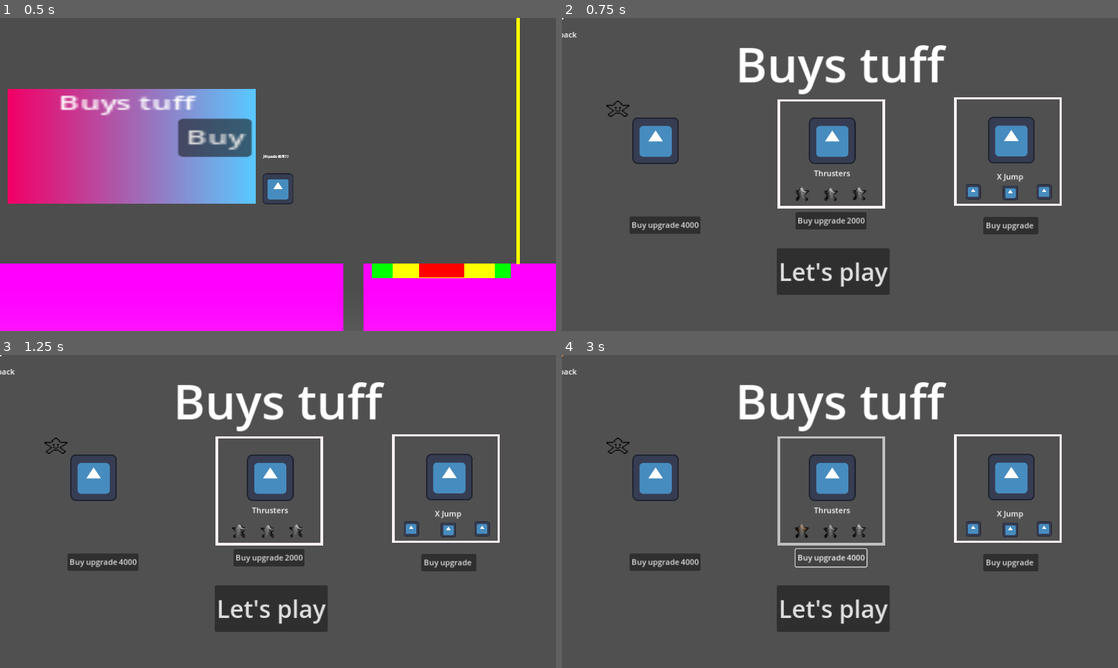
Above: before the commit, frames 1-4 (two rows, left to right).
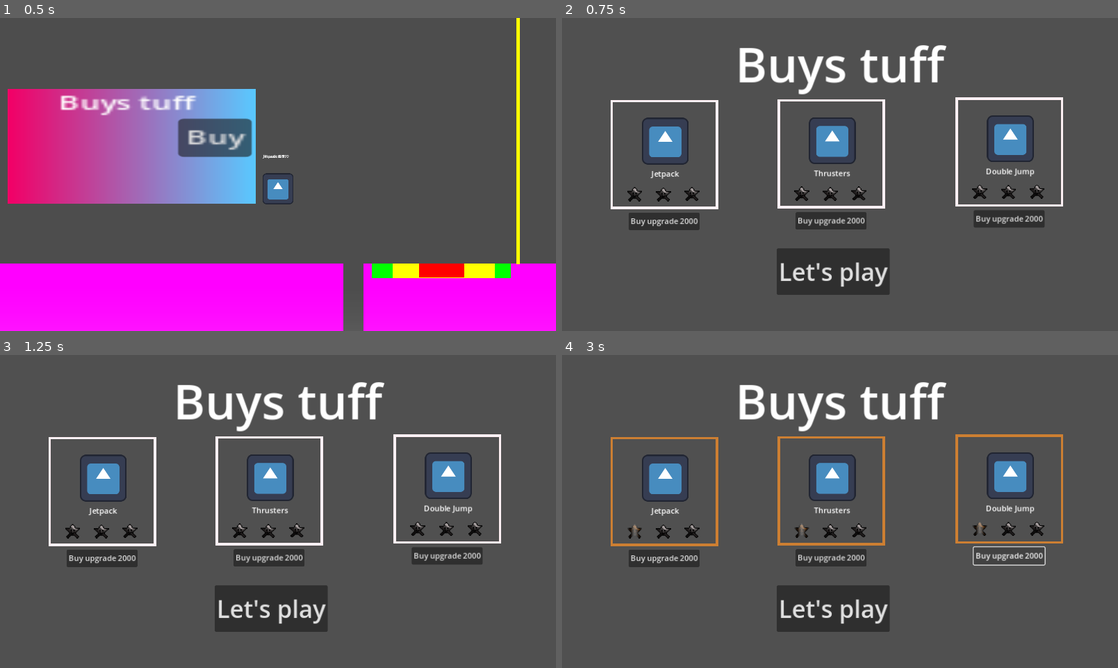
Above: after the commit, the same moments.

Repository: ARLJohnston/DSGJam2025
Game: Godot game, scene res://Main.tscn
The game is run twice, just before and just after one commit, with the same random seed, the same clock (stepped at 60 frames per second) and the same inputs. The engine's default icon, where the game draws it, is replaced by a stand-in: a white triangle on a blue panel in a dark square.
Inputs:
- Up to frame 1 (0.5 s): no input
- Up to frame 2 (0.75 s): click "Buy" at 0.5 s
- Up to frame 3 (1.25 s): no input
- Up to frame 4 (3 s): click "Buy upgrade 4000" (after the commit: "Buy upgrade 2000") at 1.25 s; click "Buy upgrade 2000" at 2 s; click "Buy upgrade 2000" at 2.75 s

Frame 1 is identical in both runs. In frame 2, 4.6% of the frame differs, in the area x 0-91%, y 0-70%; in frame 3, 4.6%; in frame 4, 5.5%.

Commit message:
add star glistening and add jetpack + x jump menu options

Diff:
--- a/Main.tscn
+++ b/Main.tscn
@@ -7,12 +7,12 @@
 [ext_resource type="Script" path="res://landing_zone.gd" id="5_gt764"]
 [ext_resource type="Script" path="res://shop.gd" id="6_6wxs6"]
 [ext_resource type="Script" path="res://shop_ui.gd" id="7_0w4do"]
-[ext_resource type="Script" path="res://item.gd" id="8_ha1y3"]
 [ext_resource type="Texture2D" uid="uid://bl755cmogpf3b" path="res://icon.svg" id="9_vv2q7"]
-[ext_resource type="Texture2D" uid="uid://31y471ietg81" path="res://assets/star.png" id="10_iinf3"]
 [ext_resource type="Script" path="res://thruster.gd" id="11_n385k"]
+[ext_resource type="Script" path="res://jetpack.gd" id="12_8nhr2"]
 [ext_resource type="Texture2D" uid="uid://lmgxg64jw66l" path="res://assets/star_gradient.png" id="12_dqjo1"]
 [ext_resource type="Shader" path="res://glistening.gdshader" id="12_kuat7"]
+[ext_resource type="Script" path="res://x_jump.gd" id="12_m18w5"]
 
 [sub_resource type="WorldBoundaryShape2D" id="WorldBoundaryShape2D_1te06"]
 
@@ -65,14 +65,17 @@
 
 [sub_resource type="ShaderMaterial" id="ShaderMaterial_jc6g7"]
 shader = ExtResource("12_kuat7")
+shader_parameter/shine_enabled = false
 
 [sub_resource type="GDScript" id="GDScript_3i8dr"]
 
 [sub_resource type="ShaderMaterial" id="ShaderMaterial_56qdg"]
 shader = ExtResource("12_kuat7")
+shader_parameter/shine_enabled = false
 
 [sub_resource type="ShaderMaterial" id="ShaderMaterial_lrk3d"]
 shader = ExtResource("12_kuat7")
+shader_parameter/shine_enabled = false
 
 [node name="Main" type="Node2D"]
 script = ExtResource("1_fcgpp")
@@ -223,70 +226,6 @@
 grow_horizontal = 2
 grow_vertical = 2
 color = Color(0.313726, 0.313726, 0.313726, 1)
-
-[node name="JetpackBorder" type="ReferenceRect" parent="ShopUI/ColorRect"]
-layout_mode = 0
-border_color = Color(1, 0.941298, 0.955037, 1)
-border_width = 5.0
-editor_only = false
-script = ExtResource("8_ha1y3")
-
-[node name="BuyJetpackUpgrade" type="Button" parent="ShopUI/ColorRect/JetpackBorder"]
-layout_mode = 0
-offset_left = 140.0
-offset_top = 411.0
-offset_right = 254.0
-offset_bottom = 447.0
-text = "Buy upgrade "
-icon_alignment = 1
-
-[node name="Label" type="Label" parent="ShopUI/ColorRect/JetpackBorder"]
-layout_mode = 1
-anchors_preset = 14
-anchor_top = 0.5
-anchor_right = 1.0
-anchor_bottom = 0.5
-offset_left = 1.0
-offset_top = 23.5
-offset_right = 1.0
-offset_bottom = 46.5
-grow_horizontal = 2
-grow_vertical = 2
-text = "Jetpack"
-horizontal_alignment = 1
-vertical_alignment = 1
-
-[node name="Icon" type="Sprite2D" parent="ShopUI/ColorRect/JetpackBorder"]
-position = Vector2(194, 254)
-scale = Vector2(0.757812, 0.757812)
-texture = ExtResource("9_vv2q7")
-
-[node name="UpgradeLevelStar1" type="Sprite2D" parent="ShopUI/ColorRect/JetpackBorder"]
-visible = false
-z_index = 10
-position = Vector2(59, 187)
-scale = Vector2(2.125, 1.875)
-texture = ExtResource("10_iinf3")
-
-[node name="UpgradeLevelStar2" type="Sprite2D" parent="ShopUI/ColorRect/JetpackBorder"]
-visible = false
-z_index = 10
-position = Vector2(102.924, 261.723)
-scale = Vector2(2.125, 1.875)
-texture = ExtResource("10_iinf3")
-
-[node name="UpgradeLevelStar3" type="Sprite2D" parent="ShopUI/ColorRect/JetpackBorder"]
-visible = false
-z_index = 10
-position = Vector2(111, 187)
-scale = Vector2(2.3125, 1.875)
-texture = ExtResource("10_iinf3")
-
-[node name="UpgradeLevelStar4" type="Sprite2D" parent="ShopUI/ColorRect/JetpackBorder"]
-z_index = 10
-position = Vector2(115.75, 188)
-scale = Vector2(2.90625, 2)
-texture = ExtResource("10_iinf3")
 
 [node name="ThrusterBorder" type="ReferenceRect" parent="ShopUI/ColorRect"]
 layout_mode = 0
@@ -341,35 +280,112 @@
 offset_bottom = 267.0
 text = "Buy upgrade "
 
-[node name="Label2" type="Label" parent="ShopUI/ColorRect"]
-layout_mode = 0
-offset_left = 874.0
-offset_top = 317.0
-offset_right = 983.0
-offset_bottom = 340.0
-text = "X Jump"
+[node name="XJump" type="ReferenceRect" parent="ShopUI/ColorRect"]
+layout_mode = 0
+offset_left = 818.0
+offset_top = 167.0
+offset_right = 1036.0
+offset_bottom = 388.0
+border_color = Color(1, 0.941298, 0.955037, 1)
+border_width = 5.0
+editor_only = false
+script = ExtResource("12_m18w5")
+
+[node name="Icon2" type="Sprite2D" parent="ShopUI/ColorRect/XJump"]
+position = Vector2(111, 83)
+scale = Vector2(0.757812, 0.757812)
+texture = ExtResource("9_vv2q7")
+
+[node name="XJumpLabel" type="Label" parent="ShopUI/ColorRect/XJump"]
+layout_mode = 0
+offset_left = 56.0
+offset_top = 139.0
+offset_right = 165.0
+offset_bottom = 162.0
+text = "Double Jump
+"
 horizontal_alignment = 1
 vertical_alignment = 1
 
-[node name="Icon10" type="Sprite2D" parent="ShopUI/ColorRect"]
-position = Vector2(852, 360)
-scale = Vector2(0.246094, 0.238281)
+[node name="XJumpUpgradeLevelStar1" type="Sprite2D" parent="ShopUI/ColorRect/XJump"]
+material = SubResource("ShaderMaterial_jc6g7")
+position = Vector2(47.5, 193)
+scale = Vector2(1.9375, 1.875)
+texture = ExtResource("12_dqjo1")
+script = SubResource("GDScript_3i8dr")
+
+[node name="XJumpUpgradeLevelStar2" type="Sprite2D" parent="ShopUI/ColorRect/XJump"]
+material = SubResource("ShaderMaterial_56qdg")
+position = Vector2(107, 193.5)
+scale = Vector2(1.938, 1.776)
+texture = ExtResource("12_dqjo1")
+
+[node name="XJumpUpgradeLevelStar3" type="Sprite2D" parent="ShopUI/ColorRect/XJump"]
+material = SubResource("ShaderMaterial_lrk3d")
+position = Vector2(166, 192.5)
+scale = Vector2(1.938, 1.8125)
+texture = ExtResource("12_dqjo1")
+
+[node name="BuyXJumpUpgrade" type="Button" parent="ShopUI/ColorRect/XJump"]
+layout_mode = 0
+offset_left = 35.0
+offset_top = 231.0
+offset_right = 149.0
+offset_bottom = 267.0
+text = "Buy upgrade "
+
+[node name="JetpackBorder" type="ReferenceRect" parent="ShopUI/ColorRect"]
+layout_mode = 0
+offset_left = 103.0
+offset_top = 172.0
+offset_right = 321.0
+offset_bottom = 393.0
+border_color = Color(1, 0.941298, 0.955037, 1)
+border_width = 5.0
+editor_only = false
+script = ExtResource("12_8nhr2")
+
+[node name="Icon2" type="Sprite2D" parent="ShopUI/ColorRect/JetpackBorder"]
+position = Vector2(111, 83)
+scale = Vector2(0.757812, 0.757812)
 texture = ExtResource("9_vv2q7")
 
-[node name="Icon11" type="Sprite2D" parent="ShopUI/ColorRect"]
-position = Vector2(852, 360)
-scale = Vector2(0.246094, 0.238281)
-texture = ExtResource("9_vv2q7")
-
-[node name="Icon12" type="Sprite2D" parent="ShopUI/ColorRect"]
-position = Vector2(929, 362)
-scale = Vector2(0.246094, 0.238281)
-texture = ExtResource("9_vv2q7")
-
-[node name="Icon13" type="Sprite2D" parent="ShopUI/ColorRect"]
-position = Vector2(999, 360)
-scale = Vector2(0.246094, 0.238281)
-texture = ExtResource("9_vv2q7")
+[node name="ThrustersLabel" type="Label" parent="ShopUI/ColorRect/JetpackBorder"]
+layout_mode = 0
+offset_left = 56.0
+offset_top = 139.0
+offset_right = 165.0
+offset_bottom = 162.0
+text = "Jetpack"
+horizontal_alignment = 1
+vertical_alignment = 1
+
+[node name="JetpackUpgradeLevelStar1" type="Sprite2D" parent="ShopUI/ColorRect/JetpackBorder"]
+material = SubResource("ShaderMaterial_jc6g7")
+position = Vector2(47.5, 193)
+scale = Vector2(1.9375, 1.875)
+texture = ExtResource("12_dqjo1")
+script = SubResource("GDScript_3i8dr")
+
+[node name="JetpackUpgradeLevelStar2" type="Sprite2D" parent="ShopUI/ColorRect/JetpackBorder"]
+material = SubResource("ShaderMaterial_56qdg")
+position = Vector2(107, 193.5)
+scale = Vector2(1.938, 1.776)
+texture = ExtResource("12_dqjo1")
+
+[node name="JetpackUpgradeLevelStar3" type="Sprite2D" parent="ShopUI/ColorRect/JetpackBorder"]
+material = SubResource("ShaderMaterial_lrk3d")
+position = Vector2(166, 192.5)
+scale = Vector2(1.938, 1.8125)
+texture = ExtResource("12_dqjo1")
+
+[node name="BuyJetpackUpgrade" type="Button" parent="ShopUI/ColorRect/JetpackBorder"]
+layout_mode = 0
+offset_left = 35.0
+offset_top = 231.0
+offset_right = 149.0
+offset_bottom = 267.0
+text = "Buy upgrade "
 
 [node name="Label" type="Label" parent="ShopUI"]
 offset_left = 359.0
@@ -382,6 +398,7 @@
 vertical_alignment = 1
 
 [node name="ReferenceRect" type="ReferenceRect" parent="ShopUI"]
+visible = false
 offset_left = 815.0
 offset_top = 166.0
 offset_right = 1033.0
@@ -398,25 +415,13 @@
 theme_override_font_sizes/font_size = 50
 text = "Let's play"
 
-[node name="Icon" type="Sprite2D" parent="ShopUI"]
-position = Vector2(931, 253)
-scale = Vector2(0.757812, 0.757812)
-texture = ExtResource("9_vv2q7")
-
-[node name="BuyJetpackUpgrade" type="Button" parent="ShopUI"]
-offset_left = 873.0
-offset_top = 412.0
-offset_right = 987.0
-offset_bottom = 448.0
-text = "Buy upgrade "
-
 [connection signal="body_entered" from="UDeadMate/Area2D" to="UDeadMate" method="_on_area_2d_body_entered"]
 [connection signal="body_entered" from="GapGround/FinishLine/Area2D" to="GapGround/FinishLine" method="_on_area_2d_body_entered"]
 [connection signal="body_entered" from="LandingZone/Bullseye" to="LandingZone" method="_on_area_2d_body_entered"]
 [connection signal="body_entered" from="LandingZone/Double" to="LandingZone" method="_on_double_body_entered"]
 [connection signal="body_entered" from="LandingZone/Single" to="LandingZone" method="_on_single_body_entered"]
 [connection signal="pressed" from="Shop/Background/Button" to="ShopUI" method="_on_button_pressed"]
-[connection signal="pressed" from="ShopUI/ColorRect/JetpackBorder/BuyJetpackUpgrade" to="ShopUI/ColorRect/JetpackBorder" method="_on_buy_jetpack_upgrade_pressed"]
 [connection signal="pressed" from="ShopUI/ColorRect/ThrusterBorder/BuyThrustUpgrade" to="ShopUI/ColorRect/ThrusterBorder" method="_on_buy_thrust_upgrade_pressed"]
+[connection signal="pressed" from="ShopUI/ColorRect/XJump/BuyXJumpUpgrade" to="ShopUI/ColorRect/XJump" method="_on_buy_thrust_upgrade_pressed"]
+[connection signal="pressed" from="ShopUI/ColorRect/JetpackBorder/BuyJetpackUpgrade" to="ShopUI/ColorRect/JetpackBorder" method="_on_buy_thrust_upgrade_pressed"]
 [connection signal="pressed" from="ShopUI/Button" to="ShopUI" method="_on_button_pressed"]
-[connection signal="pressed" from="ShopUI/BuyJetpackUpgrade" to="ShopUI/ColorRect/JetpackBorder" method="_on_buy_jetpack_upgrade_pressed"]
--- a/glistening.gdshader
+++ b/glistening.gdshader
@@ -1,17 +1,23 @@
 shader_type canvas_item;
+
+uniform bool shine_enabled = false; // Control shine from GDScript
 
 void fragment() {
     vec2 uv = UV;
 
-    // Create a shimmer effect that moves over time
-    float shine = sin(TIME * 3.0 + uv.x * 10.0) * 0.5 + 0.5;
+    // Get the sprite's original color (including transparency)
+    vec4 tex_color = texture(TEXTURE, uv) * COLOR; // Uses sprite's modulated color
 
-    // Get the sprite's current modulated color
-    vec4 tex_color = texture(TEXTURE, uv) * COLOR; // Applies modulate color
+    // Only apply the shine effect if the pixel is not fully transparent
+    if (shine_enabled && tex_color.a > 0.1) { // Avoid affecting transparent areas
+        float shine = sin(TIME * 3.0 + uv.x * 10.0) * 0.5 + 0.5;
 
-    // Create a white shine overlay
-    vec4 shine_color = vec4(1.0, 1.0, 1.0, shine * 0.5);
+        // Create a white shine overlay
+        vec4 shine_color = vec4(1.0, 1.0, 1.0, shine * 0.5);
 
-    // Blend the shine with the sprite’s modulated color
-    COLOR = mix(tex_color, shine_color, shine * 0.4);
+        // Blend the shine with the sprite’s existing color
+        tex_color = mix(tex_color, shine_color, shine * 0.4);
+    }
+
+    COLOR = tex_color; // Output final color
 }
--- /dev/null
+++ b/jetpack.gd
@@ -0,0 +1,44 @@
+extends ReferenceRect
+
+
+var upgrade_level : int
+const MAX_LEVEL = 3
+var cost = [2000,4000,6000]
+
+enum MetalColor { BRONZE = 1, SILVER = 2, GOLD = 3 }
+
+# Dictionary to store corresponding colors
+var metal_colors = {
+	MetalColor.BRONZE: Color("#CD7F32"),  # Bronze
+	MetalColor.SILVER: Color("#C0C0C0"),  # Silver
+	MetalColor.GOLD: Color("#FFD700")     # Gold
+}
+
+func _ready() -> void:
+	$BuyJetpackUpgrade.text = "Buy upgrade " + str(cost[upgrade_level])
+	$JetpackUpgradeLevelStar1.material.set_shader_parameter("shine_enabled", false)
+	$JetpackUpgradeLevelStar2.material.set_shader_parameter("shine_enabled", false)
+	$JetpackUpgradeLevelStar3.material.set_shader_parameter("shine_enabled", false)
+
+func get_metal_color(value: int) -> Color:
+	return metal_colors.get(value, Color(1, 1, 1))
+
+func _on_buy_thrust_upgrade_pressed() -> void:
+	if (upgrade_level != MAX_LEVEL):
+			$BuyJetpackUpgrade.text = "Buy upgrade " + str(cost[upgrade_level])
+
+	if (upgrade_level < MAX_LEVEL):
+		upgrade_level += 1
+		self.border_color = get_metal_color(upgrade_level)
+		match upgrade_level:
+			1:
+				$JetpackUpgradeLevelStar1.modulate = get_metal_color(MetalColor.BRONZE)
+				$JetpackUpgradeLevelStar1.material.set_shader_parameter("shine_enabled", true)
+			2:
+				$JetpackUpgradeLevelStar2.modulate = get_metal_color(MetalColor.SILVER)
+				$JetpackUpgradeLevelStar2.material.set_shader_parameter("shine_enabled", true)
+			3:
+				$JetpackUpgradeLevelStar3.modulate = get_metal_color(MetalColor.GOLD)
+				$JetpackUpgradeLevelStar3.material.set_shader_parameter("shine_enabled", true)
+			_:
+				print("Invalid level")
--- a/thruster.gd
+++ b/thruster.gd
@@ -7,15 +7,18 @@
 
 enum MetalColor { BRONZE = 1, SILVER = 2, GOLD = 3 }
 
-# Dictionary to store corresponding colors
+
 var metal_colors = {
-	MetalColor.BRONZE: Color("#CD7F32"),  # Bronze
-	MetalColor.SILVER: Color("#C0C0C0"),  # Silver
-	MetalColor.GOLD: Color("#FFD700")     # Gold
+	MetalColor.BRONZE: Color("#CD7F32"),
+	MetalColor.SILVER: Color("#C0C0C0"),
+	MetalColor.GOLD: Color("#FFD700")
 }
 
 func _ready() -> void:
 	$BuyThrustUpgrade.text = "Buy upgrade " + str(cost[upgrade_level])
+	$ThrustersUpgradeLevelStar1.material.set_shader_parameter("shine_enabled", false)
+	$ThrustersUpgradeLevelStar2.material.set_shader_parameter("shine_enabled", false)
+	$ThrustersUpgradeLevelStar3.material.set_shader_parameter("shine_enabled", false)
 
 func get_metal_color(value: int) -> Color:
 	return metal_colors.get(value, Color(1, 1, 1))
@@ -30,9 +33,12 @@
 		match upgrade_level:
 			1:
 				$ThrustersUpgradeLevelStar1.modulate = get_metal_color(MetalColor.BRONZE)
+				$ThrustersUpgradeLevelStar1.material.set_shader_parameter("shine_enabled", true)
 			2:
 				$ThrustersUpgradeLevelStar2.modulate = get_metal_color(MetalColor.SILVER)
+				$ThrustersUpgradeLevelStar2.material.set_shader_parameter("shine_enabled", true)
 			3:
 				$ThrustersUpgradeLevelStar3.modulate = get_metal_color(MetalColor.GOLD)
+				$ThrustersUpgradeLevelStar3.material.set_shader_parameter("shine_enabled", true)
 			_:
 				print("Invalid level")
--- /dev/null
+++ b/x_jump.gd
@@ -0,0 +1,44 @@
+extends ReferenceRect
+
+
+var upgrade_level : int
+const MAX_LEVEL = 3
+var cost = [2000,4000,6000]
+
+enum MetalColor { BRONZE = 1, SILVER = 2, GOLD = 3 }
+
+
+var metal_colors = {
+	MetalColor.BRONZE: Color("#CD7F32"),
+	MetalColor.SILVER: Color("#C0C0C0"),
+	MetalColor.GOLD: Color("#FFD700")
+}
+
+func _ready() -> void:
+	$BuyXJumpUpgrade.text = "Buy upgrade " + str(cost[upgrade_level])
+	$XJumpUpgradeLevelStar1.material.set_shader_parameter("shine_enabled", false)
+	$XJumpUpgradeLevelStar2.material.set_shader_parameter("shine_enabled", false)
+	$XJumpUpgradeLevelStar3.material.set_shader_parameter("shine_enabled", false)
+
+func get_metal_color(value: int) -> Color:
+	return metal_colors.get(value, Color(1, 1, 1))
+
+func _on_buy_thrust_upgrade_pressed() -> void:
+	if (upgrade_level != MAX_LEVEL):
+			$BuyXJumpUpgrade.text = "Buy upgrade " + str(cost[upgrade_level])
+
+	if (upgrade_level < MAX_LEVEL):
+		upgrade_level += 1
+		self.border_color = get_metal_color(upgrade_level)
+		match upgrade_level:
+			1:
+				$XJumpUpgradeLevelStar1.modulate = get_metal_color(MetalColor.BRONZE)
+				$XJumpUpgradeLevelStar1.material.set_shader_parameter("shine_enabled", true)
+			2:
+				$XJumpUpgradeLevelStar2.modulate = get_metal_color(MetalColor.SILVER)
+				$XJumpUpgradeLevelStar2.material.set_shader_parameter("shine_enabled", true)
+			3:
+				$XJumpUpgradeLevelStar3.modulate = get_metal_color(MetalColor.GOLD)
+				$XJumpUpgradeLevelStar3.material.set_shader_parameter("shine_enabled", true)
+			_:
+				print("Invalid level")
